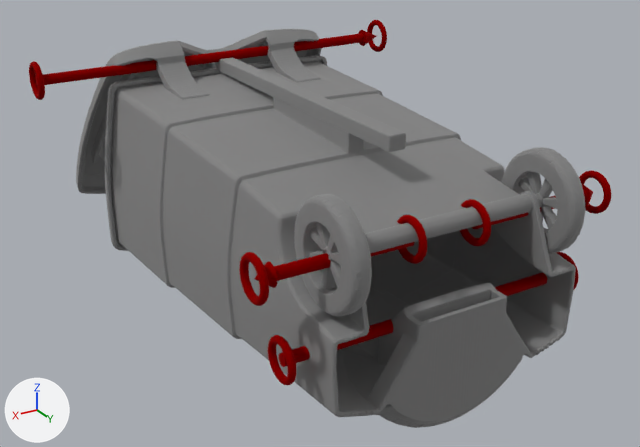
Renders of the glTF model webpage/image_conditioned/results/articulated-models-2-007/mesh_parts_with_axes.glb from each side of a commit.
Rendered twice from a camera (50 mm lens) standing at (0.772, 0.851, 0.62) and looking at (-0.043, -0.507, -0.059). Arrows for +X, +Y and +Z are at lower left; the lights stay in place. The older version comes first. Where no turn or scale is listed for an object, it has been applied to the vertices.

Names of what the first picture shows: 'geometry_0', 'geometry_1', 'geometry_11', 'geometry_12', 'geometry_13', 'geometry_15', 'geometry_2', 'geometry_3', 'geometry_4', 'geometry_5', 'geometry_8', 'geometry_9' and 5 more.
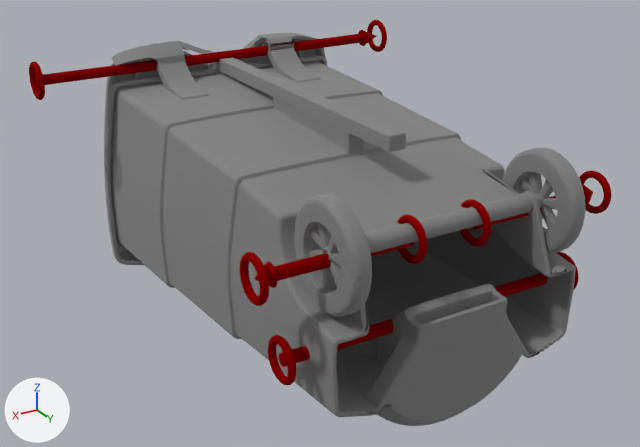
What differs and where, as boxes [x1, y1, x2, y2] in the pictures (640 x 447 px):
'geometry_2', moved, turned
    before: [367, 283, 539, 428]
    after: [367, 284, 537, 426]
'geometry_4', moved, turned
    before: [482, 147, 585, 277]
    after: [483, 147, 586, 277]
'geometry_1', moved, turned
    before: [76, 29, 322, 194]
    after: [104, 33, 325, 265]

The change, as a list of edits to the scene's bpy script:
```text
Change ob_geometry_1:
    ob_geometry_1.location: (0.0, 0.0, 0.0) -> (0.00351, -0.0371, 0.537)
    ob_geometry_1.rotation_euler: (0.0, 0.0, 0.0) -> (0.647, -0.000496, -0.00469)  # degrees (0, 0, 0) -> degrees (37, 0, -0.3)
Change ob_geometry_2:
    ob_geometry_2.location: (0.0, 0.0, 0.0) -> (0.0, 0.00209, -0.00452)
    ob_geometry_2.rotation_euler: (0.0, 0.0, 0.0) -> (-0.0503, 0.000523, 0.000313)  # degrees (0, 0, 0) -> degrees (-2.9, 0, 0)
Change ob_geometry_4:
    ob_geometry_4.location: (0.0, 0.0, 0.0) -> (0.0, -0.00375, -0.0032)
    ob_geometry_4.rotation_euler: (0.0, 0.0, 0.0) -> (-0.0391, 0.000075, -0.000086)  # degrees (0, 0, 0) -> degrees (-2.2, 0, -0)
```
